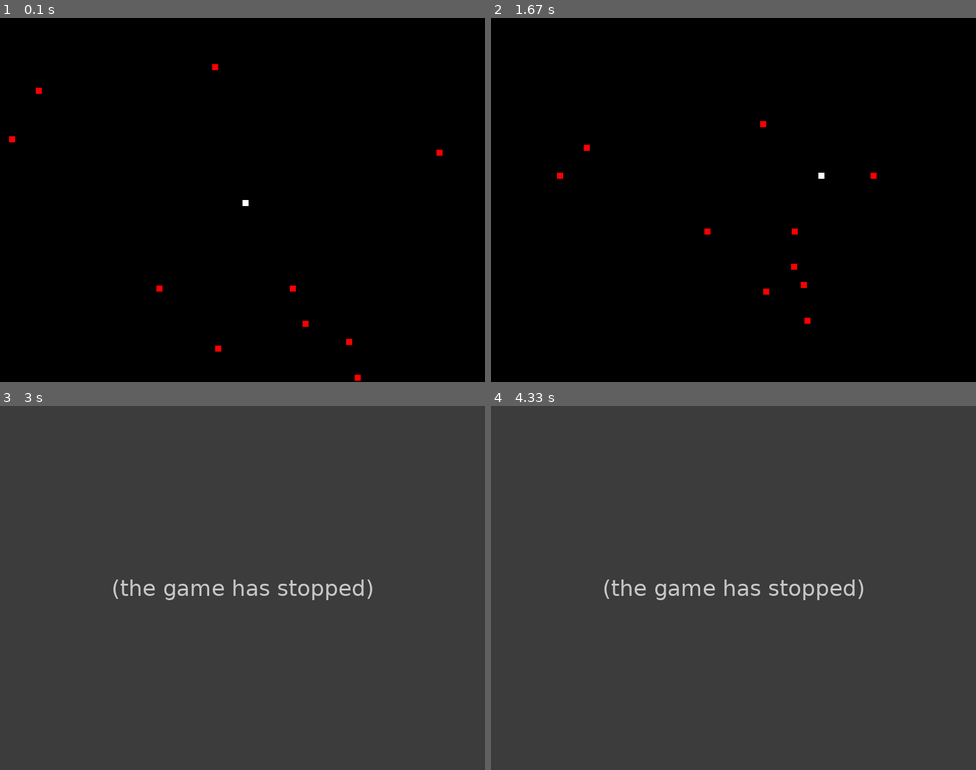
Above: before the commit, frames 1-4 (two rows, left to right).
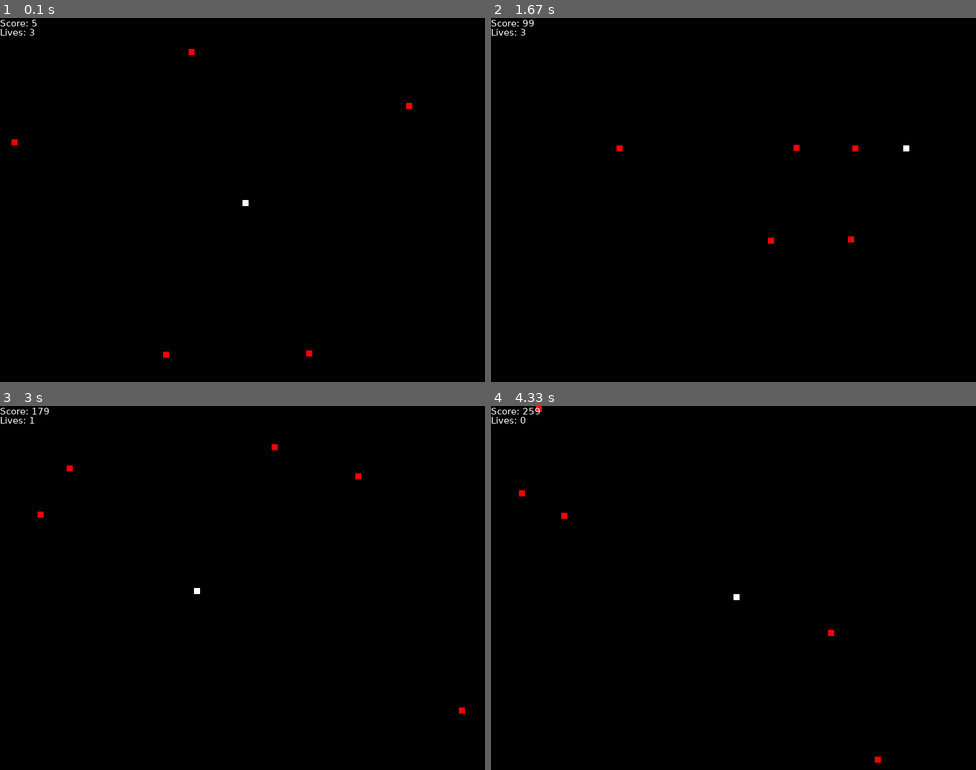
Above: after the commit, the same moments.

Repository: tahmed5/pygame_fun
Game: pygame game, started from main.py
Two runs of this game, one before a commit and one after it. Both use one fixed random seed, a clock stepped at 60 frames per second and the inputs below.
Inputs:
- Up to frame 1 (0.1 s): no input
- Up to frame 2 (1.67 s): hold Right 0.33-0.8 s; hold Up 0.83-1.13 s; hold Right 1.17-1.63 s
- Up to frame 3 (3 s): hold Left 1.67-2.2 s; hold Down 2.23-2.53 s; hold Left 2.57-2.97 s
- Up to frame 4 (4.33 s): hold Up 3-3.37 s; hold Right 3.4-4.03 s; hold Down from 4.07 s (still down)

The runs differ from the first frame. In frame 1, 0.4% of the frame differs, in the area x 0-92%, y 0-100%; in frame 2, 0.5%; in frame 3, 100%; in frame 4, 100%, in the area x 0-100%, y 0-100%.
Before the commit the program exited at 2.53 s; later frames show no game.

Commit message:
Add files via upload

Diff:
--- a/main.py
+++ b/main.py
@@ -1,5 +1,6 @@
 import pygame
 import random
+import sys
 
 width,height = 800,600
 pygame.init()
@@ -8,20 +9,24 @@
 blue = (0,0,255)
 red = (255,0,0)
 gameloop = True
-board = pygame.display.set_mode((width,height))
-pygame.display.set_caption("Robot Game")
+board = pygame.display.set_mode((width,height)) #Creates the board
+pygame.display.set_caption("Robot Game") #Used to set the title of the board window
+smoothx,smoothy = 0,0 # SmoothX and SmoothY will be added to the player coordinates to allow constant motion when a user clicks one of the arrow keys
+fps = pygame.time.Clock() #A pygame function that is used to control the amount of cycles per second
+level = 0
+scoreboard = 0
 
 
 class user:
     def __init__(self,x,y):
-        self.bots = []
-        self.bots.append(self)
-        self.x = x
-        self.y = y
-        self.width = 10
-        self.height = 10
+        self.lives = 3 #Amount of lives the user has
+        self.x = x #Players x coordinate
+        self.y = y #Players y coordinate
+        self.width = 10 #Player Sprite Width
+        self.height = 10 #Player Sprite Height
 
     def draw(self):
+        #This restricts the user from leaving the board as it constantly updates the user coordinates to the edge values
         if self.x <= 0:
             self.x = 0 + (self.width/2)
         if self.x >= width - self.width:
@@ -30,36 +35,58 @@
             self.y = 0 + (self.height/2)
         if self.y >= height - self.height:
             self.y = height - (self.height)
-        print(self.x)
-        print(self.y)
+        #Applies smoothx and smoothy to the player coordinates so the player can move when a user holds down a key
         self.x += smoothx
         self.y += smoothy
-        pygame.draw.rect(board,white,(self.x,self.y,self.width,self.height))
-
-player = user(int(width/2),int(height/2))
+        pygame.draw.rect(board,white,(self.x,self.y,self.width,self.height)) #Displays the user sprite
+
+    def lives(self):
+        #Used to check and update the lives of a user
+        if self.lives != 0: #If the lives of the player are not 0 it minuses one as this function is triggered when a collision occurs with a bot
+            self.lives -= 1
+        #This will send each bot to the remove_bots method in the robot class
+        for bot in bots:
+            robot.remove_bots(bot)
+        player.x, player.y =int(width/2),int(height/2) #updates the player position back to the centre
+        if self.lives == 0:
+            gameloop = False #Stop the gameloop if the user no longer has any lives
+
+
+
+
+player = user(int(width/2),int(height/2)) #Creates a user instance
 
 class robot:
     def __init__(self):
+        #x and y are randomly generated
         x = list(range(0, width))
         y = list(range(0,height))
-        for i in range(10):
-            x.pop(player.x - i)
-            x.pop(player.x + i)
-        for i in range(10):
-            y.pop(player.y - i)
-            y.pop(player.y + i)
-
-        self.x = random.choice(x)
-        self.colour = red
-        self.y = random.choice(y)
-        self.ground = False
+        #A safe radius of 37.5 is formed by removing the values in that radius from x and y
+        for i in range(75):
+            x.pop(int((width/2)) - i)
+            x.pop(int((width/2)) + i)
+        for i in range(75):
+            y.pop(int((height/2)) - i)
+            y.pop(int((height/2)) + i)
+        self.x = random.choice(x) #x is assigned from outside the safe radius
+        self.colour = red # Sets the colours of bots to red
+        self.y = random.choice(y)#y is assigned from outside the safe radius
+        self.ground = False # Ground is used to make a bot stationary when it turns into a scrap pile
         self.width = 10
         self.height = 10
 
-    def generate_bots(self):
+    def draw_bots(self):
+        #Displays the bots
         pygame.draw.rect(board,self.colour,(self.x,self.y,self.width,self.height))
 
+    def remove_bots(self):
+        #Removes the bots when the player collides with a robot and then it calls the function generate_bots to replace them with new ones
+        del bots[:]
+        generate_bots()
+
     def pathfinding(self):
+        #Compares the x values and y values with the player and moves towards it accordingly
+        #E.G playerx = 5 botx = 2 if playerx > botx botx +=1
         if self.x <= 0:
             self.x = 0 + (self.width/2)
         if self.x >= width - self.width:
@@ -79,11 +106,11 @@
                 self.y -= 2
 
     def scrap_pile(self,other):
-        self.ground = True
-        self.colour = blue
+        self.ground = True #Makes the bot stationary
+        self.colour = blue #Makes the scrap pile blue
         if other in bots:
-            bots.remove(other)
-        pygame.draw.rect(board,blue,(self.x,self.y,self.width,self.height))
+            bots.remove(other)  #Removes one of the bots when two collide together so one scrap pile is created
+        pygame.draw.rect(board,blue,(self.x,self.y,self.width,self.height)) #Outputs the scrap pile
 
 
 class collision:
@@ -91,51 +118,77 @@
         super().__init__()
 
     def bot_collision_detection(self, other):
+        collision_detected = False
+        #checks each region of the bot to see if it collided with another bot
         if other.x + other.width >= self.x >= other.x and other.y + other.height >= self.y >= other.y:
+            collision_detected = True
+        if other.x + other.width >= self.x + self.width >= other.x and other.y + other.height >= self.y >= other.y:
+            collision_detected = True
+        if other.x + other.width >= self.x >= other.x and other.y + other.height >= self.y + self.height >= other.y:
+            collision_detected = True
+        if other.x + other.width >= self.x + self.width>= other.x and other.y + other.height >= self.y  + self.height >= other.y:
+            collision_detected = True
+        if collision_detected == True:
             robot.scrap_pile(self,other)
+
+    def user_collision_detection(self, other):
+        #checks each region of the bot to see if it collided with another bot
+        collision_detected = False
+        if other.x + other.width >= self.x >= other.x and other.y + other.height >= self.y >= other.y:
+            collision_detected = True
         if other.x + other.width >= self.x + self.width >= other.x and other.y + other.height >= self.y >= other.y:
-            robot.scrap_pile(self,other)
+            collision_detected = True
         if other.x + other.width >= self.x >= other.x and other.y + other.height >= self.y + self.height >= other.y:
-            robot.scrap_pile(self,other)
+            collision_detected = True
         if other.x + other.width >= self.x + self.width>= other.x and other.y + other.height >= self.y  + self.height >= other.y:
-            robot.scrap_pile(self,other)
-
-    def user_collision_detection(self, other):
-        global gameloop
-        if other.x + other.width >= self.x >= other.x and other.y + other.height >= self.y >= other.y:
-            gameloop = False
-        if other.x + other.width >= self.x + self.width >= other.x and other.y + other.height >= self.y >= other.y:
-            gameloop = False
-        if other.x + other.width >= self.x >= other.x and other.y + other.height >= self.y + self.height >= other.y:
-            gameloop = False
-        if other.x + other.width >= self.x + self.width>= other.x and other.y + other.height >= self.y  + self.height >= other.y:
-            gameloop = False
-
-smoothx,smoothy = 0,0
-
-bots = [robot() for x in range(10)]
-
-
-fps = pygame.time.Clock()
-
-
-
+            collision_detected = True
+        if collision_detected == True:
+            user.lives(self)
+
+def generate_bots():
+    global bots
+    if level == 0:
+        bots = [robot() for x in range(5)] #Creates 5 bot instances when level is 0
+    if level == 1:
+        bots = [robot() for x in range(10)] #Creates 10 bot instances when level is 1
+
+
+generate_bots()
+
+scorefont = pygame.font.SysFont('Verdana', 15) #Assigns the font verdana when displaying the score
+livesfont = pygame.font.SysFont('Verdana', 15) #Assigns the font verdana when displaying the lives
+
+def score(score):
+    #Displays the Score
+    text = scorefont.render('Score: ' + str(score), True, white)
+    board.blit(text, [0,0])
+
+def save_score():
+    #Write a file into the student shared area with their username and score
+    pass
+
+def display_lives():
+    #Displays the Lives
+    text = livesfont.render('Lives: ' + str(player.lives), True, white)
+    board.blit(text, [0, 15])
+#MAIN GAME LOOP
 while gameloop == True:
-    fps.tick(30)
-    for event in pygame.event.get():
-        if event.type == pygame.QUIT:
+    fps.tick(60) #Sets FPS to 60
+    for event in pygame.event.get(): #Checks each event
+        if event.type == pygame.QUIT: #If one of the events are quit (when the user clicks the X in the top right corner) the window closes
             pygame.quit()
-        if event.type == pygame.KEYDOWN:
+        if event.type == pygame.KEYDOWN: #Checks for a keypress
             if event.key == pygame.K_UP:
-                smoothy -= 5
+                smoothy -= 5 #reduces the y by 5 so player moves up
             if event.key == pygame.K_DOWN:
-                smoothy += 5
+                smoothy += 5 #increases the y by 5 so player moves down
             if event.key == pygame.K_LEFT:
-                smoothx -= 5
+                smoothx -= 5 #reduces the x by 5 so player moves left
             if event.key == pygame.K_RIGHT:
-                smoothx += 5
+                smoothx += 5 #increases the x by 5 so player moves right
 
         if event.type == pygame.KEYUP:
+            #If the user stop pressing one of the arrow keys it sets all the smooth values to 0 so it stops increasing the x or y coordinate
             if event.key == pygame.K_UP:
                 smoothy = 0
             if event.key == pygame.K_DOWN:
@@ -145,18 +198,24 @@
             if event.key == pygame.K_RIGHT:
                 smoothx = 0
 
-    board.fill(black)
+    board.fill(black) #Fills the board with black
     for bot in bots:
-        robot.generate_bots(bot)
+        #For every bot it draws it and runs the pathfinding function to move towards the user
+        robot.draw_bots(bot)
         robot.pathfinding(bot)
+        #Checks for collisions between bots and bots as well as user and bots
         for x in bots:
             if bot != x:
                 collision.bot_collision_detection(bot,x)
                 collision.user_collision_detection(player,x)
+    scoreboard += 1 #Adds one to the scoreboard each time
+    score(scoreboard)
+    display_lives()
 
 
     player.draw()
-    pygame.display.flip()
+    pygame.display.update()
 
 print('Thank You For Playing')
+save_score()
 pygame.quit()
